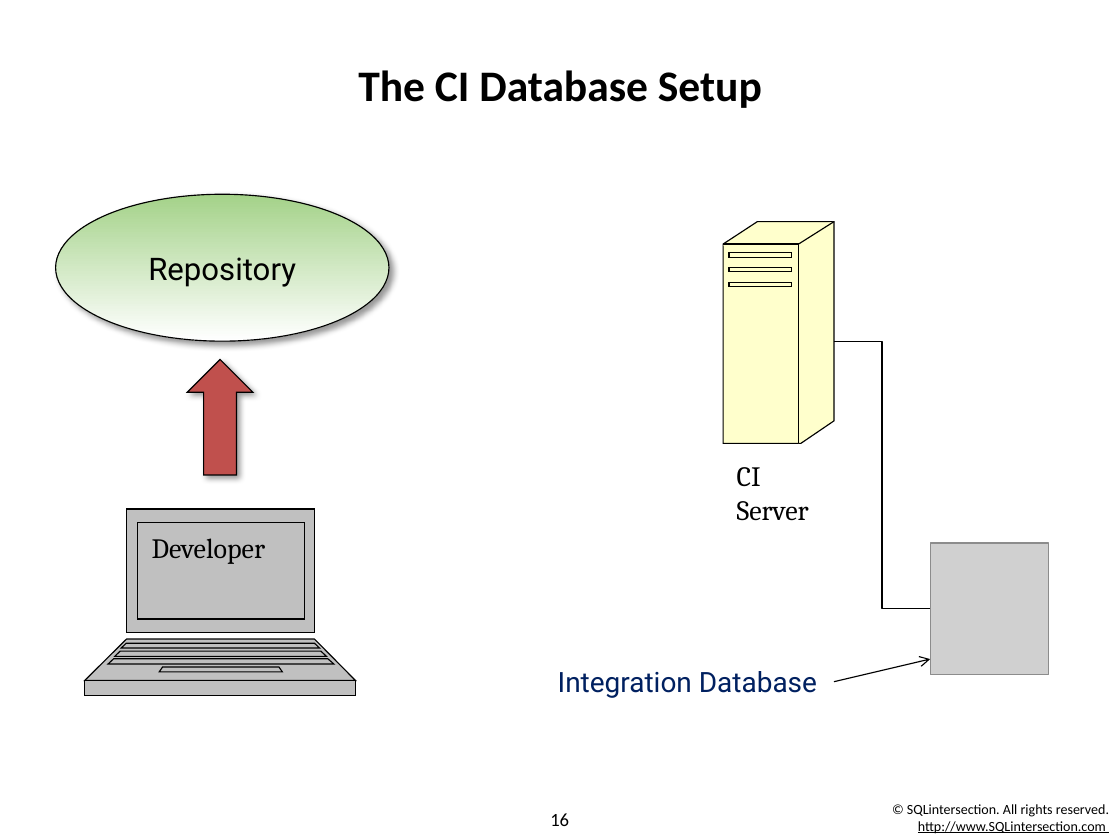
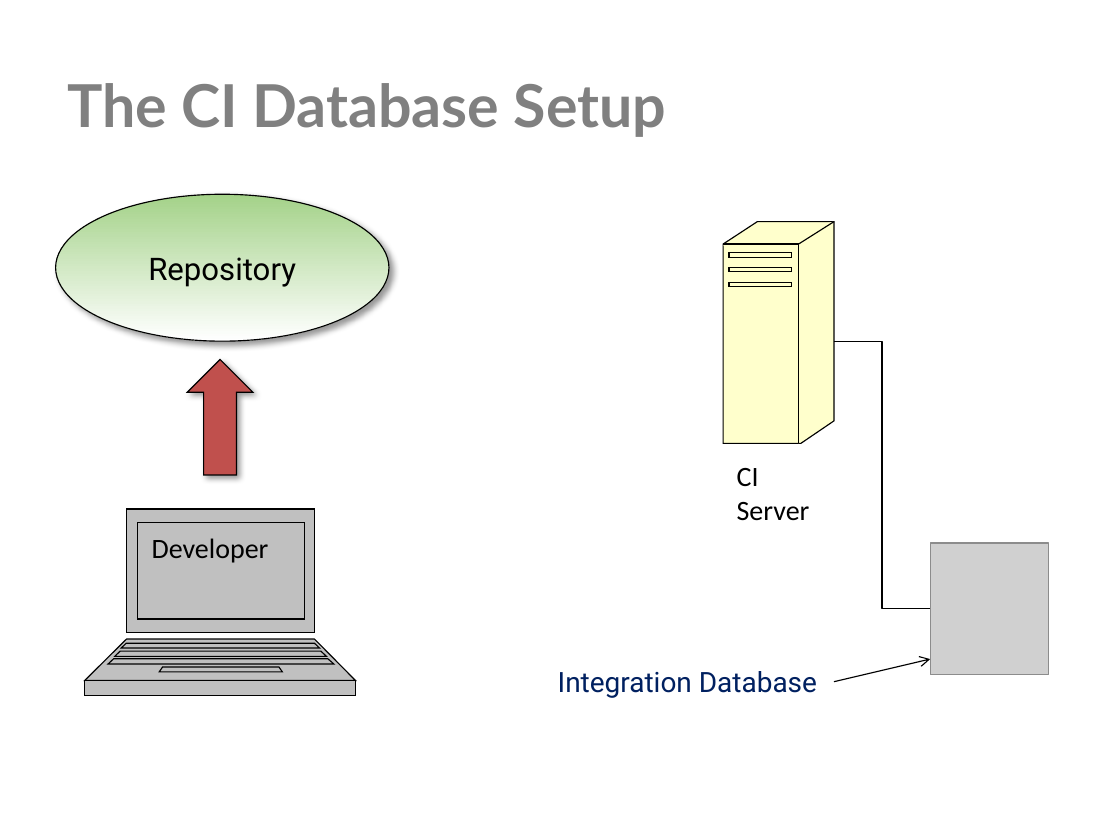
Before and after one commit to way0utwest/CIforDB, a slide deck: slide 16 of CI for Databases.pptx. Drawn at 1120x840 pixels with LibreOffice and Linux fonts; fonts in the diff are those of the drawing; grey boxes stand for pictures; background and template pictures are left out. Boxes give left, top, right and bottom in pixels: in the first picture for what was removed or moved away, otherwise in the second. Text is boxed around its words. In the diff, an @@ line names an element or a change of style, - is before the commit and + after.

```diff
--- a/CI for Databases.pptx
+++ b/CI for Databases.pptx
@@ title "The CI Database Setup" at <box>67,83,667,137</box>: size 28 to 38 pt, font Calibri to Lato, text colour #000000 to #808080; alignment centre to left @@
@@ freeform shape "CI Server" at <box>724,222,834,444</box>: font Cambria to Calibri @@
@@ freeform shape "Developer" at <box>85,510,356,696</box>: font Cambria to Calibri @@
@@ text removed at <box>907,804,1109,834</box> @@
-© SQLintersection. All rights reserved.
-http://www.SQLintersection.com
@@ page number removed at <box>550,813,569,826</box> @@
-16
```
Also in this commit, not shown: 33 other slides changed.
